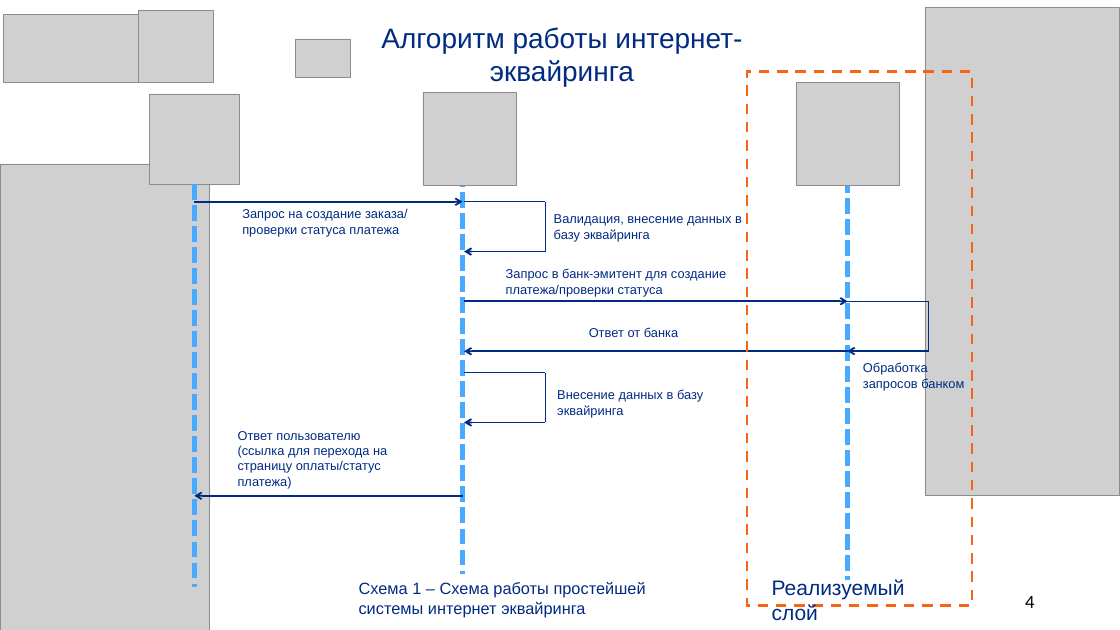
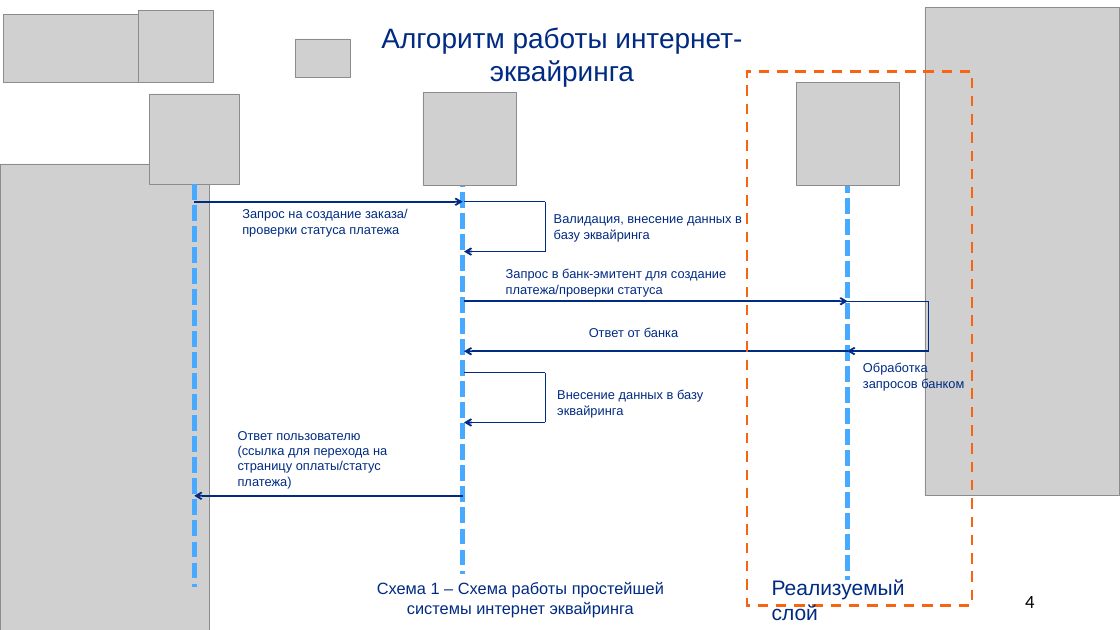
Before and after one commit to SalminaTatyana/DiplomNote, a slide deck: slide 4 of Иванова.pptx. Drawn at 1120x630 pixels with LibreOffice and Linux fonts; fonts in the diff are those of the drawing; grey boxes stand for pictures. Boxes give left, top, right and bottom in pixels: in the first picture for what was removed or moved away, otherwise in the second. Text is boxed around its words. In the diff, an @@ line names an element or a change of style, - is before the commit and + after.

```diff
--- a/Иванова.pptx
+++ b/Иванова.pptx
@@ text "Схема 1 – Схема работы ..." at <box>377,582,664,618</box>: alignment left to centre @@
```
Also in this commit, not shown: 4 other slides changed, 1 other file.
